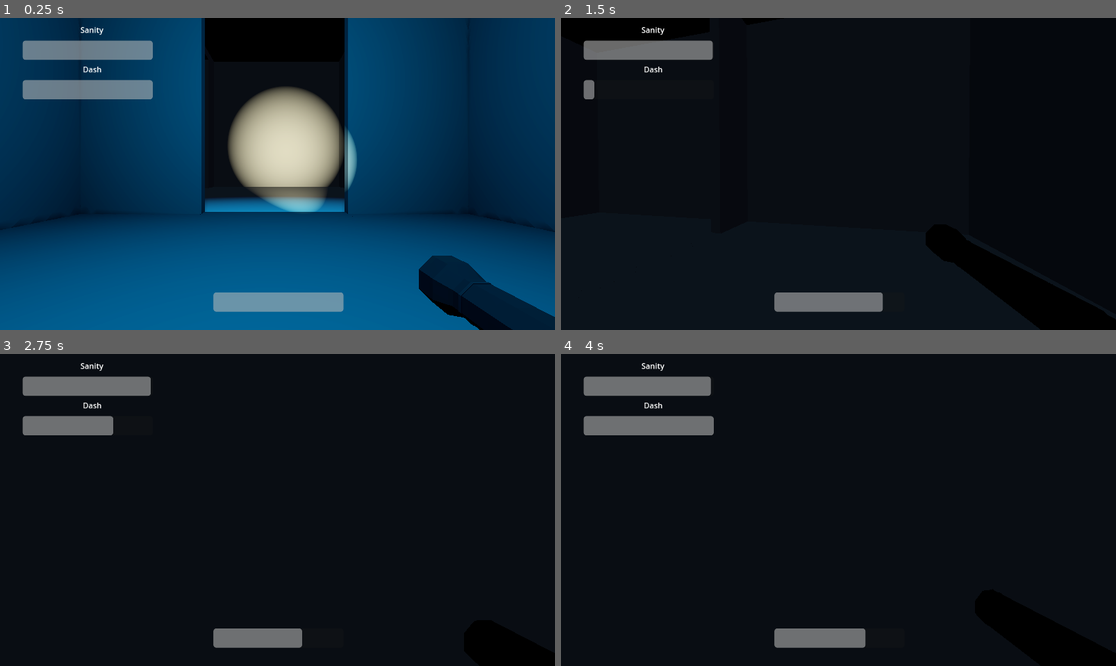
Above: before the commit, frames 1-4 (two rows, left to right).
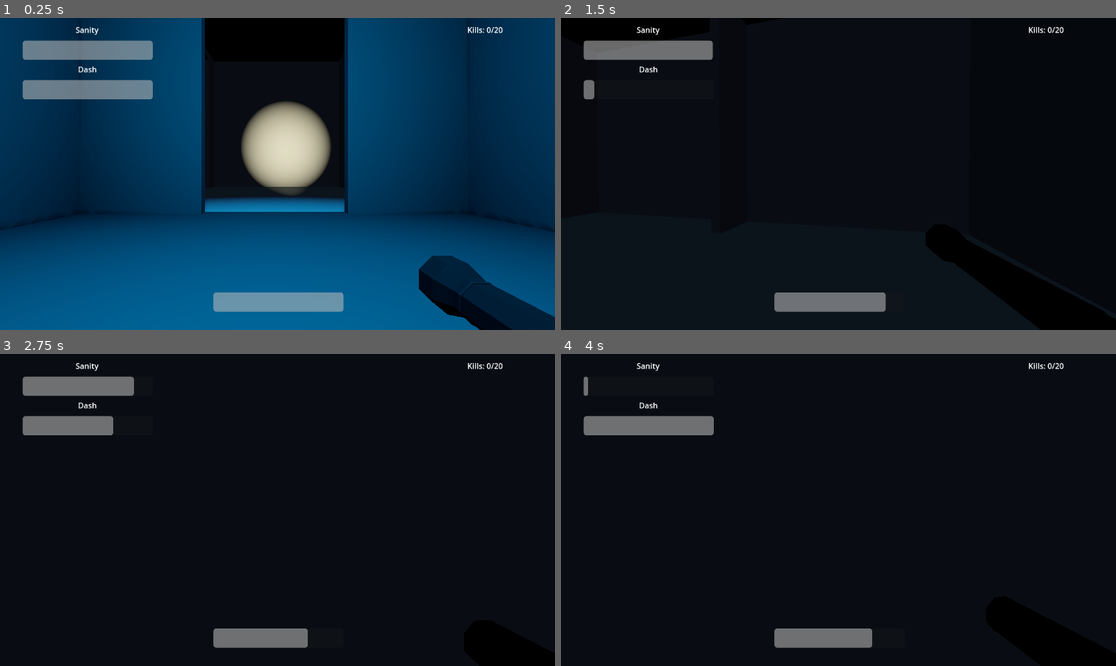
Above: after the commit, the same moments.

Repository: OmarCompiled/Stuck_NULL_BYTES
Game: Godot game, scene res://world.tscn
Two runs of this game, one before a commit and one after it. Both use one fixed random seed, a clock stepped at 60 frames per second and the inputs below.
Inputs (mouse positions are in pixels of both pictures, inside the frame that each line leads up to):
- Up to frame 1 (0.25 s): no input
- Up to frame 2 (1.5 s): tap Enter (ui_accept) at 0.5, 0.77 s; move the mouse to (866, 174) at 0.52 s; press the mouse at (866, 174) at 0.53 s; hold W (MoveForward) from 0.53 s (still down); move the mouse to (810, 174) at 1.27 s; release the mouse at (810, 174) at 1.28 s; tap E (Dash) at 1.35 s
- Up to frame 3 (2.75 s): keep holding W (MoveForward); tap Enter (ui_accept) at 1.52 s; click (249, 510) at 1.55 s; move the mouse to (288, 503) at 2.02 s; press the mouse at (288, 503) at 2.03 s
- Up to frame 4 (4 s): keep holding W (MoveForward); move the mouse to (832, 516) at 2.77 s; release the mouse at (832, 516) at 2.78 s; tap Shift (Sprint) at 2.85 s; tap Enter (ui_accept) at 3.02, 3.77 s; click (832, 516) at 3.05 s; move the mouse to (877, 513) at 3.52 s; hold N from 3.53 s (still down); click (877, 513) at 3.8 s

The runs differ from the first frame. In frame 1, 5.0% of the frame differs, in the area x 13-91%, y 2-63%; in frame 2, 0.2%; in frame 3, 0.5%; in frame 4, 1.7%.

Commit message:
feat: complete prototype

Diff:
--- /dev/null
+++ b/godot/DamageParticles.tscn
@@ -0,0 +1,34 @@
+[gd_scene load_steps=6 format=3 uid="uid://bkjsh3itjc877"]
+
+[sub_resource type="StandardMaterial3D" id="StandardMaterial3D_1r40i"]
+albedo_color = Color(0, 0, 0, 1)
+emission = Color(1, 1, 1, 1)
+
+[sub_resource type="Curve" id="Curve_1r40i"]
+_data = [Vector2(0, 1), 0.0, 0.0, 0, 0, Vector2(1, 0), 0.0, 0.0, 0, 0]
+point_count = 2
+
+[sub_resource type="CurveTexture" id="CurveTexture_jw7w8"]
+curve = SubResource("Curve_1r40i")
+
+[sub_resource type="ParticleProcessMaterial" id="ParticleProcessMaterial_jw7w8"]
+spread = 180.0
+initial_velocity_min = 2.0
+initial_velocity_max = 4.0
+gravity = Vector3(0, 0, 0)
+scale_min = 0.2
+scale_max = 0.4
+scale_curve = SubResource("CurveTexture_jw7w8")
+
+[sub_resource type="SphereMesh" id="SphereMesh_1r40i"]
+
+[node name="DamageParticles" type="GPUParticles3D"]
+material_override = SubResource("StandardMaterial3D_1r40i")
+emitting = false
+amount = 20
+lifetime = 0.8
+one_shot = true
+explosiveness = 1.0
+visibility_aabb = AABB(-2.6174, -2.51297, -2.09504, 5.43032, 5.49715, 4.97637)
+process_material = SubResource("ParticleProcessMaterial_jw7w8")
+draw_pass_1 = SubResource("SphereMesh_1r40i")
--- /dev/null
+++ b/godot/enemy_counter.gd
@@ -0,0 +1,7 @@
+extends RichTextLabel
+
+func _process(_delta: float) -> void:
+	var to_kill = GameManager.total_enemies / 2
+	text = "Kills: " + str(GameManager.enemies_killed) + "/" + str(to_kill)
+	if (GameManager.enemies_killed == to_kill):
+		GameManager.end_game()
--- a/godot/flashlight.gd
+++ b/godot/flashlight.gd
@@ -1,21 +1,30 @@
 extends Node3D
 
 @onready var ray = $RayCast3D
+@onready var spot_light = $SpotLight3D
+@onready var cooldown = $CoolDownBar
+
+const DMG = 12.5
+const DRAIN = 0.35
 
 func _input(_event: InputEvent) -> void:
-	if Input.is_action_pressed("Flash") and $CoolDownBar.value > 0:
-		$SpotLight3D.light_energy = 16
+	if Input.is_action_pressed("Flash") and cooldown.value > 0:
+		spot_light.light_energy = 16
 	else:
-		$SpotLight3D.light_energy = 0
+		spot_light.light_energy = 0
 
 func _process(_delta: float) -> void:
 	if Input.is_action_pressed("Flash"):
-		$CoolDownBar.value -= 0.4
+		cooldown.value = max(cooldown.value - DRAIN, 0)
 	else:
 		$CoolDownBar.value += 0.1
-func _physics_process(delta: float) -> void:
-	ray.force_raycast_update()
-	if ray.is_colliding():
-		var collided_object = ray.get_collider()
-		if collided_object is Shadow:
-			collided_object.health -= 25
+func _physics_process(_delta: float) -> void:
+	_attack()
+
+func _attack():
+	if spot_light.light_energy > 0:
+		ray.force_raycast_update()
+		if ray.is_colliding():
+			var collided_object = ray.get_collider()
+			if collided_object is Shadow:
+				collided_object.take_damage(DMG)
--- a/godot/flashlight.tscn
+++ b/godot/flashlight.tscn
@@ -10,11 +10,11 @@
 transform = Transform3D(-4.37114e-08, -1, 0, 1, -4.37114e-08, 0, 0, 0, 1, 3, 3, 0)
 
 [node name="SpotLight3D" type="SpotLight3D" parent="."]
-transform = Transform3D(-4.31288e-08, -0.162723, -0.986672, -7.11286e-09, 0.986672, -0.162723, 1, 4.15483e-16, -4.37114e-08, 0.565672, 0.269774, 0)
+transform = Transform3D(-4.25383e-08, -0.162723, -0.986672, -7.11286e-09, 0.986672, -0.162723, 1, 9.60943e-11, -4.31288e-08, 0.565672, 0.269774, 0)
 light_color = Color(0.999678, 0.967311, 0.806794, 1)
 light_energy = 8.283
 spot_range = 44.704
-spot_angle = 17.28
+spot_angle = 13.5
 
 [node name="CoolDownBar" type="ProgressBar" parent="."]
 anchors_preset = -1
@@ -34,5 +34,5 @@
 show_percentage = false
 
 [node name="RayCast3D" type="RayCast3D" parent="."]
-transform = Transform3D(1, 0, 0, 0, 1, 0, 0, 0, 1, 0.566, 0, 0)
-target_position = Vector3(44.7, -1, 0)
+transform = Transform3D(0.981627, -0.190809, 0, 0.190809, 0.981627, 0, 0, 0, 1, 0.566, 0, 0)
+target_position = Vector3(120, -1, 0)
--- /dev/null
+++ b/godot/game_manager.gd
@@ -0,0 +1,8 @@
+extends Node
+
+var enemies_killed: int = 0
+var total_enemies: int = 0
+
+func end_game():
+	get_tree().paused = true
+	get_tree().quit()
--- a/godot/player.gd
+++ b/godot/player.gd
@@ -1,6 +1,11 @@
 extends CharacterBody3D
 
-@export var sanity_bar: Node
+@onready var sanity_bar: Node = $SanityBar
+
+# Sanity
+const MAX_SANITY = 100.0
+const SANITY_LOSS_RATE = 0.01
+var sanity = MAX_SANITY
 
 # Movement
 var speed = 0;
@@ -35,10 +40,8 @@
 
 func _ready():
 	Input.set_mouse_mode(Input.MOUSE_MODE_CAPTURED)
-	sanity_bar = $SanityBar
 
-func _unhandled_input(event: InputEvent) -> void:  # Yusuf, this function is only for unhandeled input(e.g. mouse motion)
-													# You're looking for _process()
+func _unhandled_input(event: InputEvent) -> void:
 	if event is InputEventMouseMotion:
 		head.rotate_y(-event.relative.x * SENSITIVITY)
 		camera.rotate_x(-event.relative.y * SENSITIVITY)
@@ -48,10 +51,7 @@
 	if Input.is_action_pressed("Quit"): # Esc
 		get_tree().quit()
 
-	sanity_bar.value -= 0.01
-
-	if sanity_bar.value == 0:
-		get_tree().quit()
+	take_damage(SANITY_LOSS_RATE)
 
 	if is_dashing:
 		dash_timer -= _delta
@@ -80,7 +80,6 @@
 			dash_direction = dash_direction.normalized()
 		else:
 			dash_direction = -camera.global_transform.basis.z.normalized()
-
 
 func end_dash() -> void:
 	is_dashing = false
@@ -136,3 +135,16 @@
 	_fov(delta)
 
 	move_and_slide()
+
+func take_damage(damage: float):
+	sanity = max(0, sanity - damage)
+	sanity_bar.value = sanity
+	if sanity == 0:
+		die()
+
+func heal(health: float = ):
+	sanity = min(sanity + health, MAX_SANITY)
+	sanity_bar.value = sanity
+
+func die():
+	get_tree().quit()
--- a/godot/player.tscn
+++ b/godot/player.tscn
@@ -1,7 +1,8 @@
-[gd_scene load_steps=5 format=3 uid="uid://f8mp43vqb13f"]
+[gd_scene load_steps=6 format=3 uid="uid://f8mp43vqb13f"]
 
 [ext_resource type="Script" uid="uid://dnayske5ek28m" path="res://player.gd" id="1_4flbx"]
 [ext_resource type="PackedScene" uid="uid://fg0xg2wcui3q" path="res://flashlight.tscn" id="2_onrkg"]
+[ext_resource type="Script" uid="uid://ci7kfw5q5qn2k" path="res://enemy_counter.gd" id="3_i3pqv"]
 
 [sub_resource type="CapsuleMesh" id="CapsuleMesh_sh265"]
 
@@ -42,7 +43,7 @@
 [node name="RichTextLabel" type="RichTextLabel" parent="SanityBar"]
 layout_mode = 0
 offset_top = -42.0
-offset_right = 289.0
+offset_right = 269.0
 offset_bottom = -2.0
 text = "Sanity"
 horizontal_alignment = 1
@@ -60,10 +61,21 @@
 [node name="RichTextLabel" type="RichTextLabel" parent="DashCooldownBar"]
 layout_mode = 0
 offset_top = -42.0
-offset_right = 289.0
+offset_right = 269.0
 offset_bottom = -2.0
 text = "Dash"
 horizontal_alignment = 1
 vertical_alignment = 1
 
-[node name="AudioStreamPlayer3D" type="AudioStreamPlayer3D" parent="."]
+[node name="EnemyCounter" type="RichTextLabel" parent="."]
+anchors_preset = 1
+anchor_left = 1.0
+anchor_right = 1.0
+offset_left = -289.0
+offset_top = 5.0
+offset_bottom = 45.0
+grow_horizontal = 0
+text = "0/0"
+horizontal_alignment = 1
+vertical_alignment = 1
+script = ExtResource("3_i3pqv")
--- a/godot/prefabs/big_room.tscn
+++ b/godot/prefabs/big_room.tscn
@@ -1,7 +1,8 @@
-[gd_scene load_steps=5 format=3 uid="uid://cosd0okx85u28"]
+[gd_scene load_steps=6 format=3 uid="uid://cosd0okx85u28"]
 
 [ext_resource type="Script" uid="uid://dg0fdhchjs2xg" path="res://addons/SimpleDungeons/DungeonRoom3D.gd" id="1_jh716"]
 [ext_resource type="Script" uid="uid://b4avbg4f7ol2k" path="res://remove_unused_doors.gd" id="2_stqen"]
+[ext_resource type="PackedScene" uid="uid://cudookqy5hwk7" path="res://spawner.tscn" id="3_a6ukv"]
 [ext_resource type="PackedScene" uid="uid://cqagwekx7o53h" path="res://shadow.tscn" id="3_x4dnl"]
 
 [sub_resource type="StandardMaterial3D" id="StandardMaterial3D_stqen"]
@@ -44,8 +45,22 @@
 light_size = 1.0
 omni_range = 9.28647
 
-[node name="Shadow" parent="." instance=ExtResource("3_x4dnl")]
-transform = Transform3D(1, 0, 0, 0, 1, 0, 0, 0, 1, -17, -12.8, 9)
+[node name="Spawner" parent="." instance=ExtResource("3_a6ukv")]
+transform = Transform3D(1, 0, 0, 0, 1, 0, 0, 0, 1, 15.9647, -13.3259, 8.41283)
+spawn_probability = 1.0
+entity_scene = ExtResource("3_x4dnl")
 
-[node name="Shadow2" parent="." instance=ExtResource("3_x4dnl")]
-transform = Transform3D(1, 0, 0, 0, 1, 0, 0, 0, 1, -18, -12.8, -7)
+[node name="Spawner2" parent="." instance=ExtResource("3_a6ukv")]
+transform = Transform3D(1, 0, 0, 0, 1, 0, 0, 0, 1, 15.9647, -13.3259, -9.67047)
+spawn_probability = 1.0
+entity_scene = ExtResource("3_x4dnl")
+
+[node name="Spawner3" parent="." instance=ExtResource("3_a6ukv")]
+transform = Transform3D(1, 0, 0, 0, 1, 0, 0, 0, 1, -19.1784, -13.3259, -9.67047)
+spawn_probability = 1.0
+entity_scene = ExtResource("3_x4dnl")
+
+[node name="Spawner4" parent="." instance=ExtResource("3_a6ukv")]
+transform = Transform3D(1, 0, 0, 0, 1, 0, 0, 0, 1, -19.1784, -13.3259, 10.6858)
+spawn_probability = 1.0
+entity_scene = ExtResource("3_x4dnl")
--- a/godot/prefabs/corridor.tscn
+++ b/godot/prefabs/corridor.tscn
@@ -1,7 +1,9 @@
-[gd_scene load_steps=4 format=3 uid="uid://mo4d62qc6mn6"]
+[gd_scene load_steps=6 format=3 uid="uid://mo4d62qc6mn6"]
 
 [ext_resource type="Script" uid="uid://dg0fdhchjs2xg" path="res://addons/SimpleDungeons/DungeonRoom3D.gd" id="1_jm2rx"]
 [ext_resource type="Script" uid="uid://b4avbg4f7ol2k" path="res://remove_unused_doors.gd" id="2_anrrp"]
+[ext_resource type="PackedScene" uid="uid://cudookqy5hwk7" path="res://spawner.tscn" id="3_hr28d"]
+[ext_resource type="PackedScene" uid="uid://cqagwekx7o53h" path="res://shadow.tscn" id="4_e2gtu"]
 
 [sub_resource type="StandardMaterial3D" id="StandardMaterial3D_anrrp"]
 
@@ -40,3 +42,7 @@
 
 [node name="RemoveUnusedDoors" type="Node" parent="."]
 script = ExtResource("2_anrrp")
+
+[node name="Spawner" parent="." instance=ExtResource("3_hr28d")]
+spawn_probability = 0.3
+entity_scene = ExtResource("4_e2gtu")
--- a/godot/prefabs/stair_room.tscn
+++ b/godot/prefabs/stair_room.tscn
@@ -40,21 +40,21 @@
 polygon = PackedVector2Array(0, 0, 0, 1, 1, 1)
 
 [node name="OmniLight3D" type="OmniLight3D" parent="."]
-transform = Transform3D(1, 0, 0, 0, 1, 0, 0, 0, 1, 10.418, 6.5157, 0)
+transform = Transform3D(1, 0, 0, 0, 1, 0, 0, 0, 1, 10.418, 3.2853, 0)
 light_color = Color(0.345098, 0.403922, 0.580392, 1)
 light_energy = 16.0
 light_indirect_energy = 0.0
 light_volumetric_fog_energy = 9.62
 light_size = 1.0
 light_specular = 7.959
-omni_range = 3.08
+omni_range = 2.60283
 
 [node name="OmniLight3D2" type="OmniLight3D" parent="."]
-transform = Transform3D(1, 0, 0, 0, 1, 0, 0, 0, 1, -10.3728, -3.00725, 0)
+transform = Transform3D(1, 0, 0, 0, 1, 0, 0, 0, 1, -11.9378, -6.62196, 0)
 light_color = Color(0.345098, 0.403922, 0.580392, 1)
 light_energy = 16.0
 light_indirect_energy = 0.0
 light_volumetric_fog_energy = 9.62
 light_size = 1.0
 light_specular = 7.959
-omni_range = 3.08
+omni_range = 2.89267
--- a/godot/project.godot
+++ b/godot/project.godot
@@ -14,6 +14,14 @@
 run/main_scene="uid://caslnr2cd6agv"
 config/features=PackedStringArray("4.4", "Forward Plus")
 config/icon="res://icon.svg"
+
+[autoload]
+
+GameManager="*res://game_manager.gd"
+
+[display]
+
+window/size/mode=3
 
 [editor_plugins]
 
--- a/godot/shadow.gd
+++ b/godot/shadow.gd
@@ -1,37 +1,65 @@
 extends CharacterBody3D
 class_name Shadow
 
+# NOTE: this works now because shadows are only instanced after dungeon generation
+# is done (check the spawner script for details)
+@onready var player = get_tree().get_first_node_in_group("Player")
+@export var damage_particles: PackedScene
 @export var health = 100
+@export var sanity_reward = 20
 
-const SPEED = 4.0
-const STOP_DIST = 3
+const STOP_DIST = 2
+const DMG = 0.4
 
-@onready var player
+var min_speed: float = 7.0
+var max_speed: float = 10.0
+var speed: float
 
-func _physics_process(delta: float) -> void:
-	if health == 0:
-		queue_free()
-	# I know what you're thinking, but this fixed a major problem
-	player = get_tree().get_first_node_in_group("Player")
+func _ready() -> void:
+	speed = randf_range(min_speed, max_speed)
 
-	if player == null:
+func _physics_process(_delta: float) -> void:
+	if not player:
 		return
+
 	var pos = global_transform.origin
 	var target = player.global_transform.origin
 	var to_player = target - pos
+	var dist = to_player.length()
 
-	var plane = Vector3(to_player.x, 0.0, to_player.z)
-	var dist = plane.length()
+	if dist > 0.1:
+		var dir = to_player / dist
+		var move_speed = speed
+		if dist < STOP_DIST:
+			move_speed *= dist / STOP_DIST
+		velocity = dir * move_speed
+	else:
+		velocity = Vector3.ZERO
 
-	if dist >= STOP_DIST:
-		var dir = plane / dist
-		velocity.x = dir.x * SPEED
-		velocity.z = dir.z * SPEED
-	else:
-		player.sanity_bar.value -= 0.05
-		velocity.x = move_toward(velocity.x, 0.0, SPEED)
-		velocity.z = move_toward(velocity.z, 0.0, SPEED)
+	if dist < STOP_DIST:
+		player.take_damage(0.05)
 
 	move_and_slide()
+	look_at(player.global_transform.origin, Vector3.UP)
 
-	basis.looking_at(player.position, Vector3.UP)
+	for index in get_slide_collision_count():
+		var collision := get_slide_collision(index)
+		var body := collision.get_collider()
+		if body and body.is_in_group("Player"):
+			body.take_damage(DMG)
+
+
+func take_damage(damage: float):
+	health = max(0, health - damage)
+	_spawn_particles()
+	if health == 0:
+		player.heal(sanity_reward)
+		GameManager.enemies_killed += 1
+		queue_free()
+
+func _spawn_particles():
+	if damage_particles:
+		var p = damage_particles.instantiate()
+		get_parent().add_child(p)
+		p.global_position = global_position
+		p.emitting = true
--- a/godot/shadow.tscn
+++ b/godot/shadow.tscn
@@ -1,21 +1,25 @@
-[gd_scene load_steps=4 format=3 uid="uid://cqagwekx7o53h"]
+[gd_scene load_steps=6 format=3 uid="uid://cqagwekx7o53h"]
 
-[ext_resource type="Texture2D" uid="uid://c5w12ettvu2vj" path="res://assets/shadow.png" id="1_6pqxc"]
 [ext_resource type="Script" uid="uid://b5x3d1pweoiom" path="res://shadow.gd" id="1_n2o5g"]
+[ext_resource type="PackedScene" uid="uid://bkjsh3itjc877" path="res://DamageParticles.tscn" id="2_n2o5g"]
 
-[sub_resource type="CapsuleShape3D" id="CapsuleShape3D_n2o5g"]
-height = 3.0
+[sub_resource type="SphereShape3D" id="SphereShape3D_n2o5g"]
+
+[sub_resource type="StandardMaterial3D" id="StandardMaterial3D_n2o5g"]
+albedo_color = Color(0.17, 0.17, 0.17, 1)
+metallic = 1.0
+
+[sub_resource type="SphereMesh" id="SphereMesh_icb2k"]
 
 [node name="Shadow" type="CharacterBody3D"]
 script = ExtResource("1_n2o5g")
-
-[node name="Sprite3D" type="Sprite3D" parent="."]
-transform = Transform3D(0.05, 0, 0, 0, 0.15, 0, 0, 0, 0.1, 0, 0, 0)
-texture = ExtResource("1_6pqxc")
-
-[node name="Sprite3D2" type="Sprite3D" parent="."]
-transform = Transform3D(-2.18557e-09, 0, 0.1, 0, 0.15, 0, -0.05, 0, -4.37114e-09, 0, 0, 0)
-texture = ExtResource("1_6pqxc")
+damage_particles = ExtResource("2_n2o5g")
 
 [node name="CollisionShape3D" type="CollisionShape3D" parent="."]
-shape = SubResource("CapsuleShape3D_n2o5g")
+transform = Transform3D(1.45644, 0, 0, 0, 1.45644, 0, 0, 0, 1.45644, 0, 0, 0)
+shape = SubResource("SphereShape3D_n2o5g")
+
+[node name="MeshInstance3D" type="MeshInstance3D" parent="."]
+transform = Transform3D(1.46441, 0, 0, 0, 1.46441, 0, 0, 0, 1.46441, 0, 0, 0)
+material_override = SubResource("StandardMaterial3D_n2o5g")
+mesh = SubResource("SphereMesh_icb2k")
--- /dev/null
+++ b/godot/spawner.gd
@@ -0,0 +1,15 @@
+extends Node3D
+
+@export_range(0,1) var spawn_probability: float = 0.5
+@export var entity_scene: PackedScene
+
+func _ready() -> void:
+	get_parent().connect("dungeon_done_generating", _spawn_entity)
+
+func _spawn_entity():
+	if randf() < spawn_probability and entity_scene:
+		GameManager.total_enemies += 1
+		var entity = entity_scene.instantiate()
+		get_parent().add_child(entity)
+		if entity is Node3D:
+			entity.global_position = global_position
--- /dev/null
+++ b/godot/spawner.tscn
@@ -0,0 +1,6 @@
+[gd_scene load_steps=2 format=3 uid="uid://cudookqy5hwk7"]
+
+[ext_resource type="Script" uid="uid://cameknx37bc0d" path="res://spawner.gd" id="1_yp5lu"]
+
+[node name="Spawner" type="Node3D"]
+script = ExtResource("1_yp5lu")
--- a/godot/world.tscn
+++ b/godot/world.tscn
@@ -31,5 +31,5 @@
 room_scenes = Array[PackedScene]([ExtResource("4_ioo17"), ExtResource("5_wse8f"), ExtResource("6_ic0uy")])
 corridor_room_scene = ExtResource("7_k3n1d")
 dungeon_size = Vector3i(20, 3, 20)
-max_retries = 3
+max_retries = 5
 metadata/_custom_type_script = "uid://dscn6gir8k4fy"
Binary file added: godot/assets/bar_horizontal_green.png
Not shown, added: godot/assets/bar_horizontal_green.png.import
Not shown, added: godot/enemy_counter.gd.uid
Not shown, added: godot/game_manager.gd.uid
Not shown, added: godot/spawner.gd.uid
